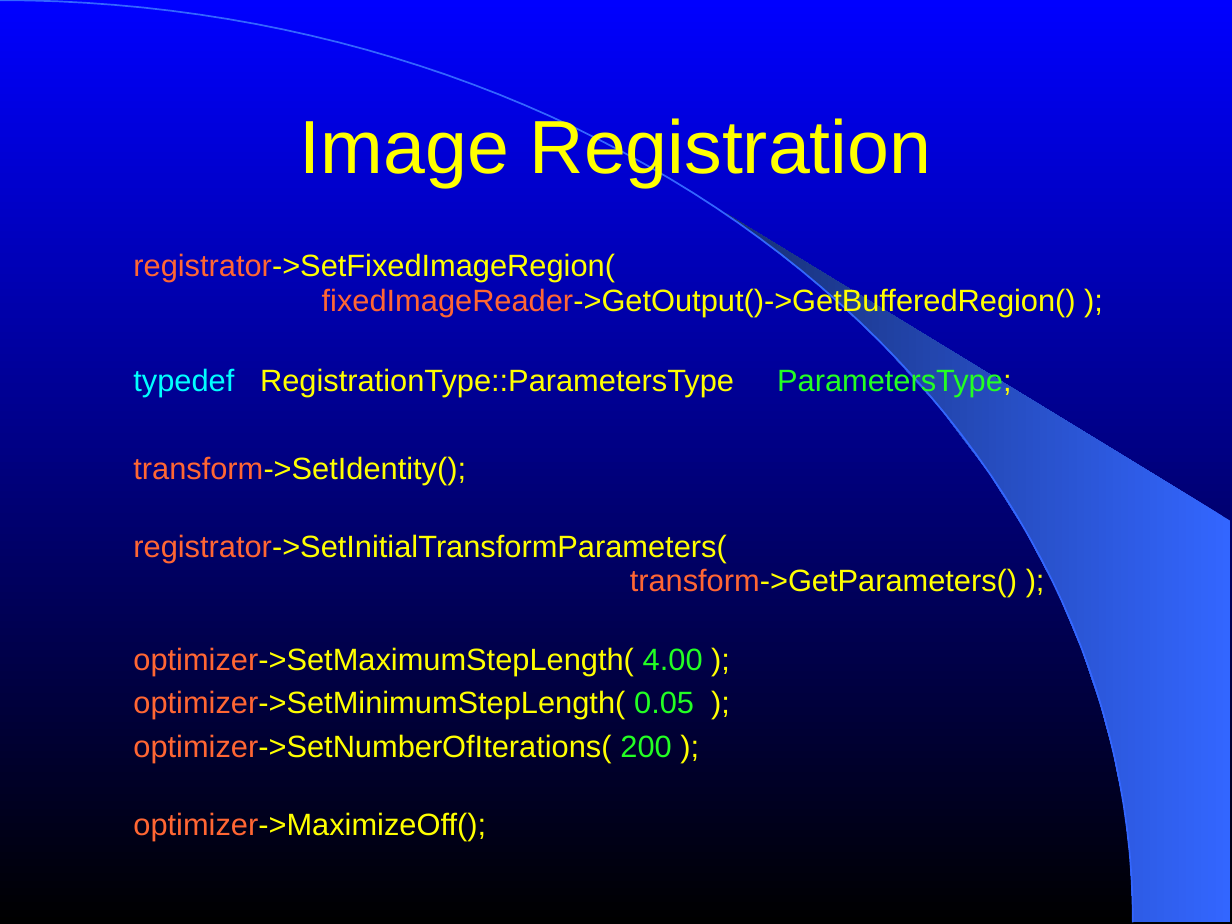
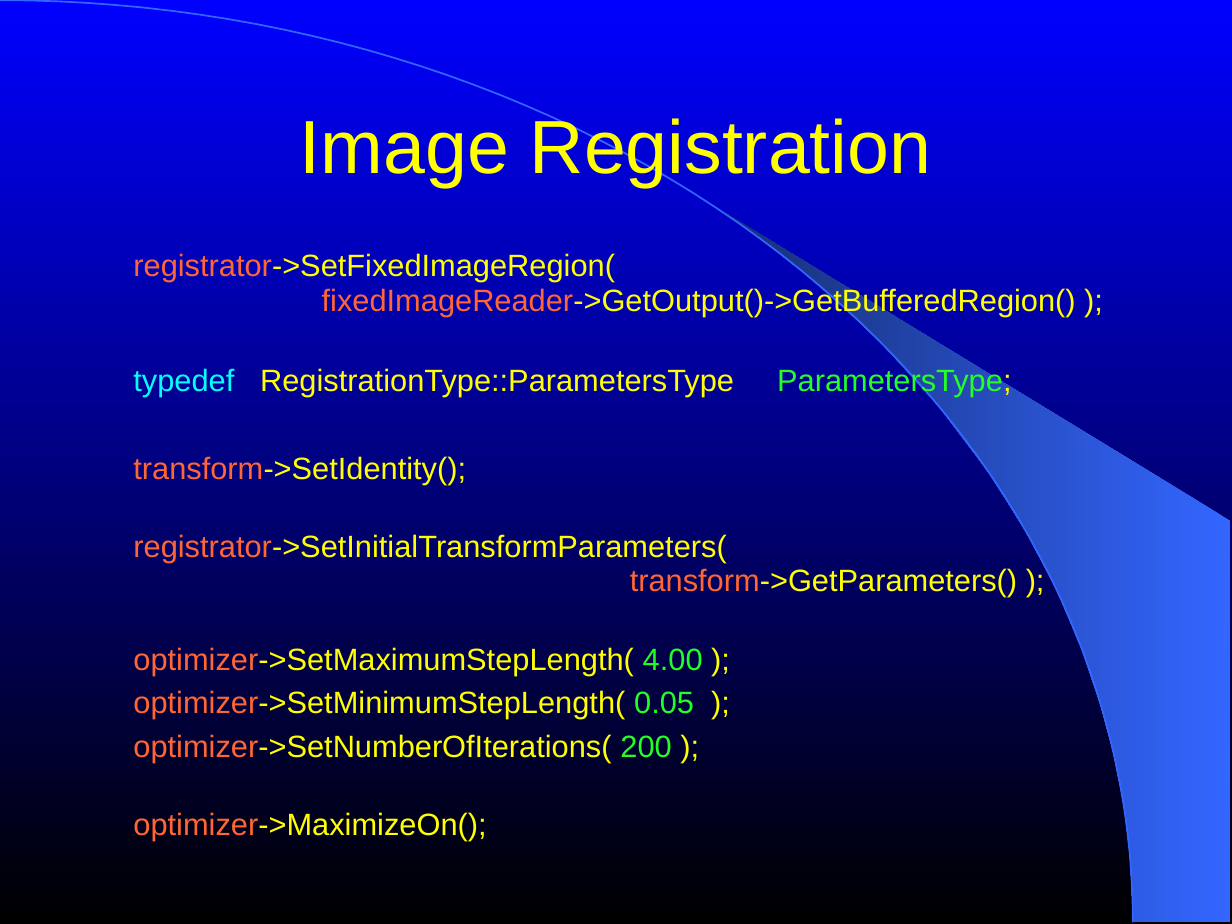
Before and after one commit to NA-MIC/NAMICSandBox, a slide deck: slide 109 of ITKAdvancedCourse/doc/presentations/Insight-Registration.ppt. Drawn at 1232x924 pixels with LibreOffice and Linux fonts; fonts in the diff are those of the drawing. Boxes give left, top, right and bottom in pixels: in the first picture for what was removed or moved away, otherwise in the second. Text is boxed around its words. In the diff, an @@ line names an element or a change of style, - is before the commit and + after.

```diff
--- a/ITKAdvancedCourse/doc/presentations/Insight-Registration.ppt
+++ b/ITKAdvancedCourse/doc/presentations/Insight-Registration.ppt
@@ text at (133,812,486,841): text changed @@
-optimizer->MaximizeOff();
+optimizer->MaximizeOn();
```
Also in this commit, not shown: 2 other files.
